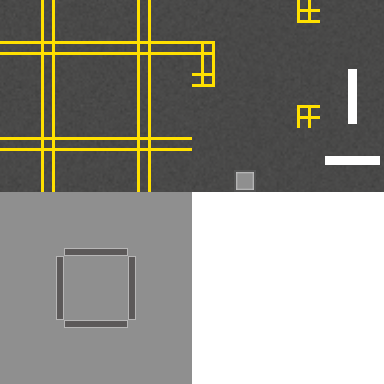
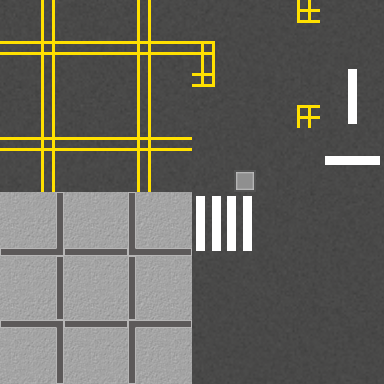
Comparing the layer stacks of the two (384, 384) images. Changes:
added layer "Rectangle 6" (3rd of 8) above "Rectangle 6" over left=0, top=320, right=64, bottom=384
added layer "Rectangle 6" (4th of 8) above "Rectangle 6" over left=128, top=320, right=192, bottom=384
added layer "Rectangle 6" (5th of 8) above "Rectangle 6" over left=0, top=192, right=64, bottom=256
added layer "Rectangle 6" (6th of 8) above "Rectangle 6" over left=128, top=192, right=192, bottom=256
painted on "Layer 1" over left=0, top=192, right=384, bottom=384
